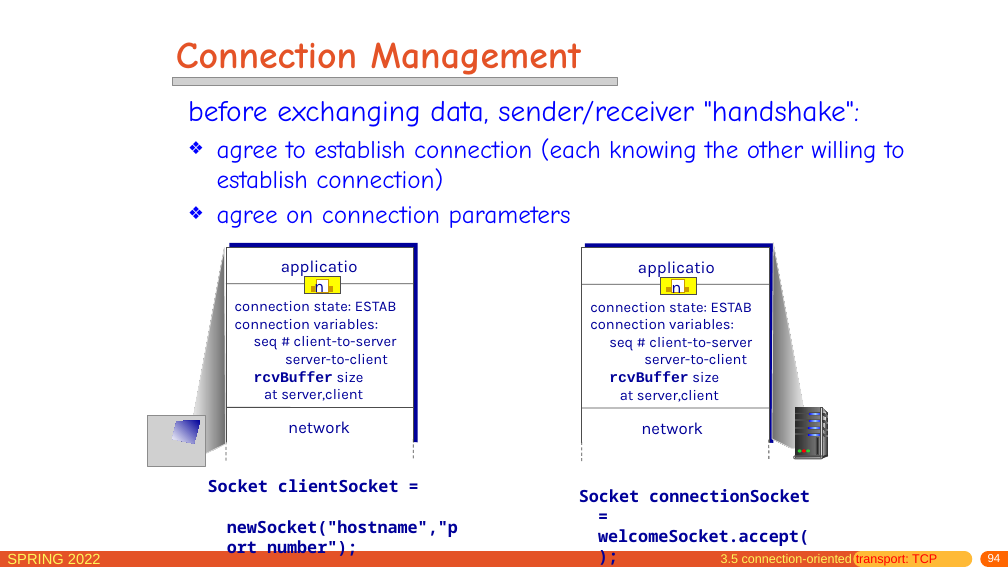
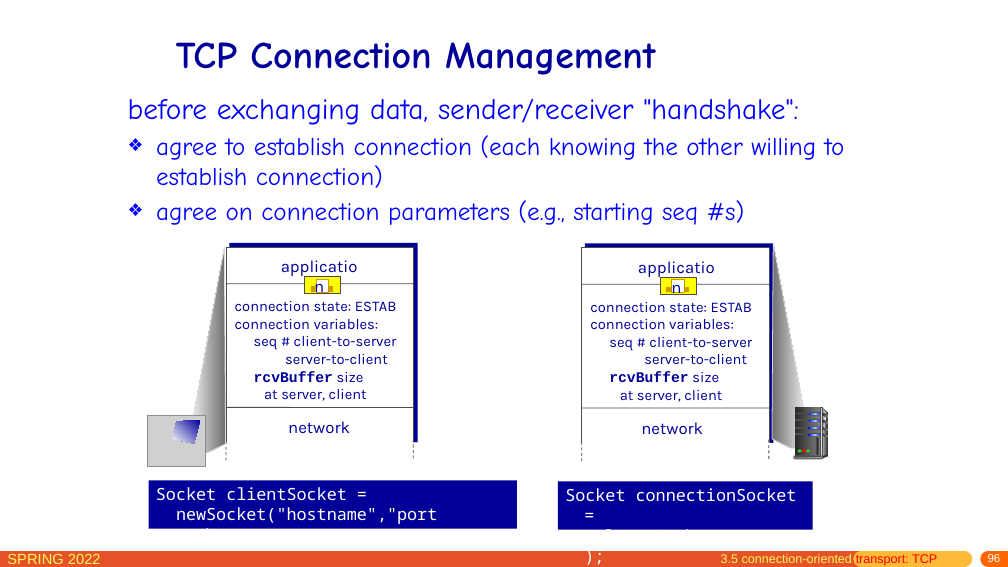
Before and after one commit to network-whu/slides, a slide deck: slide 96 of pptx/chapter3.pptx (slide 94 before the commit). Drawn at 1008x567 pixels with LibreOffice and Linux fonts; fonts in the diff are those of the drawing; grey boxes stand for pictures. Boxes give left, top, right and bottom in pixels: in the first picture for what was removed or moved away, otherwise in the second. Text is boxed around its words. In the diff, an @@ line names an element or a change of style, - is before the commit and + after.

```diff
--- a/pptx/chapter3.pptx
+++ b/pptx/chapter3.pptx
@@ title at bbox=[176, 42, 655, 75]: text changed; text colour #E45327 to #000099 @@
-Connection Management
+TCP Connection Management
@@ text "before exchanging data, sender/receiver "handshake":": place and size @@
-text "before exchanging data, sender/receiver "handshake":" at bbox=[188, 101, 905, 228]
+text "before exchanging data, sender/receiver "handshake":" at bbox=[128, 99, 845, 225]
@@ picture removed at bbox=[172, 77, 618, 85] @@
@@ text at bbox=[156, 200, 745, 225]: text changed @@
-❖ agree on connection parameters
+❖ agree on connection parameters (e.g., starting seq #s)
@@ text at bbox=[264, 389, 367, 401]: spaces changed @@
-  at server,client
+  at server, client
@@ text at bbox=[620, 390, 722, 402]: spaces changed @@
-  at server,client
+  at server, client
@@ rectangle "Socket clientSocket =" at bbox=[148, 480, 516, 529]: text colour #000099 to #FFFFFF, bold off; fill none to #000099 @@
@@ rectangle "Socket clientSocket =": place and size @@
-rectangle "Socket clientSocket =" at bbox=[208, 479, 458, 558]
+rectangle "Socket clientSocket =" at bbox=[148, 480, 516, 529]
@@ rectangle "Socket connectionSocket = welcomeSocket.accept();": place and size @@
-rectangle "Socket connectionSocket = welcomeSocket.accept();" at bbox=[579, 489, 810, 546]
+rectangle "Socket connectionSocket = welcomeSocket.accept();" at bbox=[558, 482, 813, 530]
@@ rectangle "Socket connectionSocket = welcomeSocket.accept();" at bbox=[558, 482, 813, 530]: text colour #000099 to #FFFFFF, bold off; fill none to #000099 @@
@@ page number at bbox=[988, 554, 1001, 562]: text changed @@
-94
+96
```
Also in this commit, not shown: 60 other slides changed, 9 slides added, 1 slide removed.
